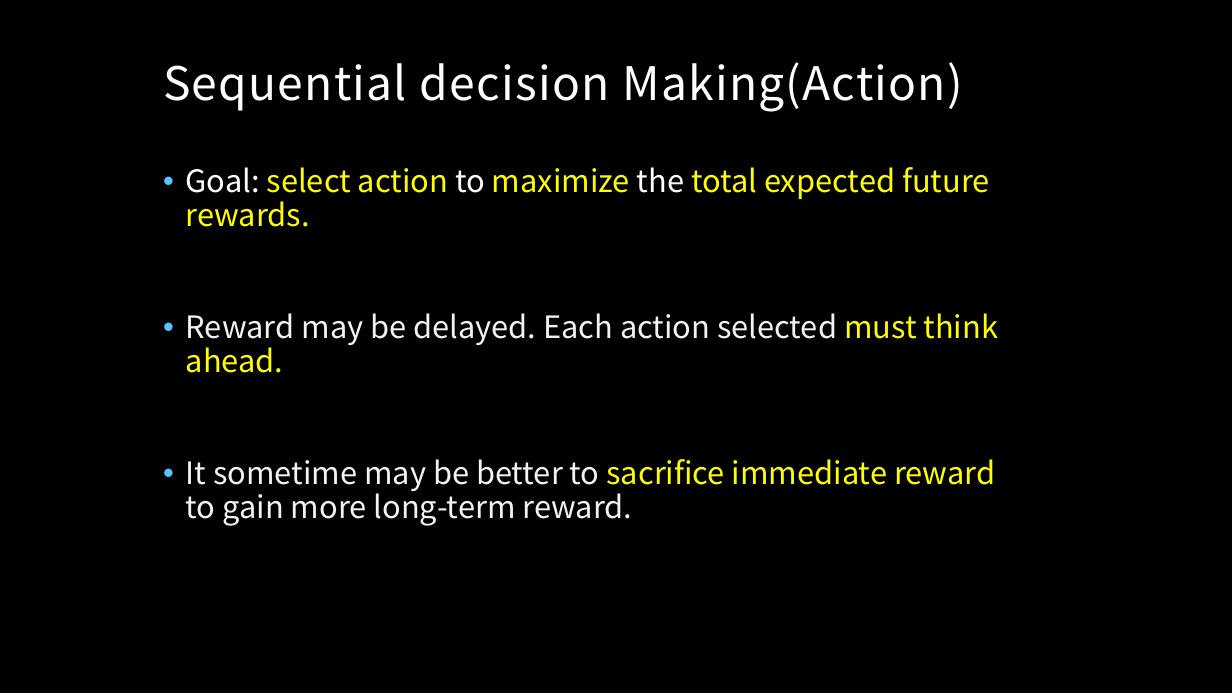
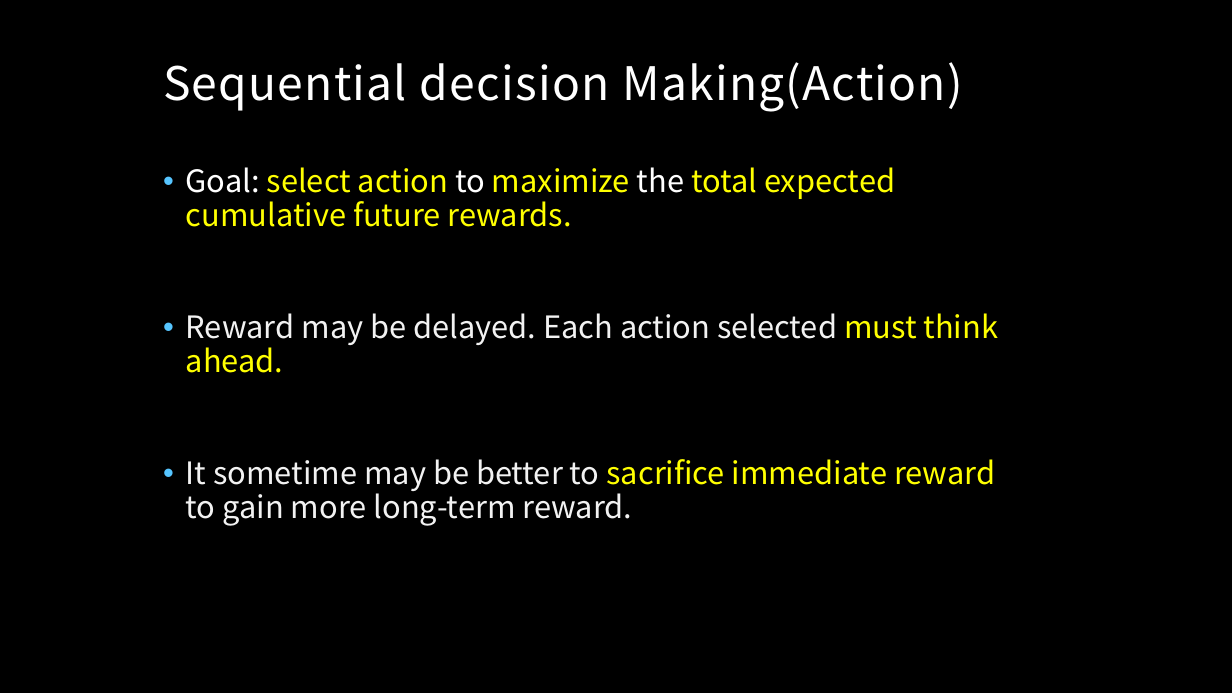
Before and after one commit to MacgyverLin/VintageComputer, a slide deck: slide 12 of Speech/Reinforcement Learning.pptx. Drawn at 1232x693 pixels with LibreOffice and Linux fonts; fonts in the diff are those of the drawing; background and template pictures are left out. Boxes give left, top, right and bottom in pixels: in the first picture for what was removed or moved away, otherwise in the second. Text is boxed around its words. In the diff, an @@ line names an element or a change of style, - is before the commit and + after.

```diff
--- a/Speech/Reinforcement Learning.pptx
+++ b/Speech/Reinforcement Learning.pptx
@@ text at [186,167,895,227]: text changed @@
-• Goal: select action to maximize the total expected future rewards.
+• Goal: select action to maximize the total expected cumulative future rewards.
```
Also in this commit, not shown: 7 other slides changed.
